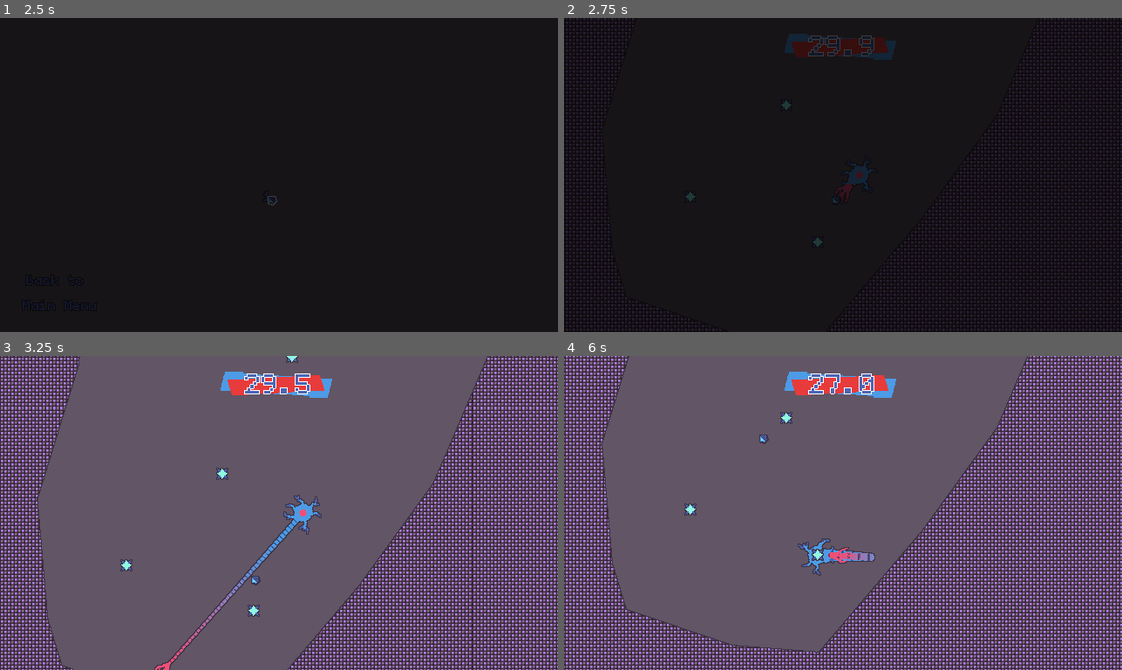
Above: before the commit, frames 1-4 (two rows, left to right).
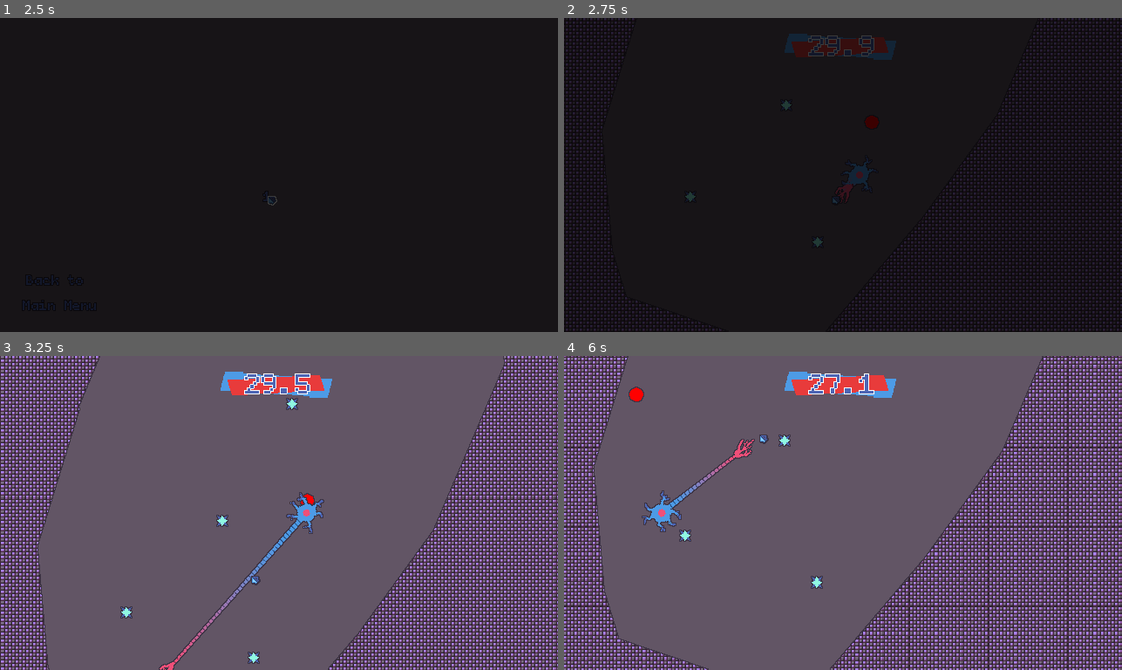
Above: after the commit, the same moments.

Repository: bnhrl/MomentumIsEverythingCountDown
Game: Godot game, scene res://Game/MainMenu/main_menu.tscn
The game is run twice, just before and just after one commit, with the same random seed, the same clock (stepped at 60 frames per second) and the same inputs.
Inputs (mouse positions are in pixels of both pictures, inside the frame that each line leads up to):
- Up to frame 1 (2.5 s): move the mouse to (279, 288) at 0.52 s; hold D (right) 0.53-1.28 s; click (279, 288) at 0.6 s; move the mouse to (61, 291) at 1.27 s; hold S (down) 1.28-2.03 s; click (61, 291) at 1.35 s; tap Enter at 2 s; move the mouse to (267, 196) at 2.02 s; hold D (right) from 2.03 s (still down); click (267, 196) at 2.1 s
- Up to frame 2 (2.75 s): keep holding D (right)
- Up to frame 3 (3.25 s): move the mouse to (251, 575) at 2.77 s; release D (right) at 2.78 s; hold W (up) from 2.78 s (still down); click (251, 575) at 2.85 s
- Up to frame 4 (6 s): move the mouse to (1010, 560) at 3.52 s; release W (up) at 3.53 s; hold A (left) 3.53-5.03 s; click (1010, 560) at 3.6 s; move the mouse to (675, 465) at 4.27 s; click (675, 465) at 4.35 s; move the mouse to (870, 513) at 5.02 s; hold S (down) 5.03-5.78 s; click (870, 513) at 5.1 s; move the mouse to (759, 434) at 5.77 s; hold D (right) from 5.78 s (still down); click (759, 434) at 5.85 s

Frame 1 is identical in both runs. In frame 2, less than 0.1% of the frame differs, in the area x 53-57%, y 31-36%; in frame 3, 33%; in frame 4, 38%, in the area x 0-100%, y 0-100%.

Commit message:
Added Effects, Camera shake, Enemy death, Player animations & grappling adjustments

Diff:
--- /dev/null
+++ b/Assets/Shaders/effect_brighten.gdshader
@@ -0,0 +1,20 @@
+shader_type canvas_item;
+
+
+uniform sampler2D screen_texture : hint_screen_texture, repeat_disable, filter_nearest;
+
+uniform float mult: hint_range(0.0, 2.0) = 0.0;
+
+varying vec4 modulate;
+
+
+void vertex() {
+	modulate = COLOR;
+}
+
+void fragment() {
+	vec4 color = texture(screen_texture, SCREEN_UV);
+	vec3 grayscale = mix(vec3((color.r + color.g + color.b) / 3.0),  vec3(0.3 * color.r + 0.6 * color.g + 0.1 * color.b), 1.0);
+	color.rgb += grayscale * mult;
+	COLOR = color;
+}
--- a/Game/Enemies/_Base/enemy.gd
+++ b/Game/Enemies/_Base/enemy.gd
@@ -3,12 +3,14 @@
 @onready var navigation_agent: NavigationAgent2D = $NavigationAgent
 
 @export var speed := 3000.0
+@export var momentum_to_kill := 200.0
 
 var target: Node2D
 
 func _physics_process(delta: float) -> void:
 	_process_movement(delta)
 	_process_detection()
+	_process_passing()
 
 
 # Movement
@@ -43,3 +45,26 @@
 func can_see_object(object: Node2D) -> bool:
 	if detection_ray.is_colliding() and detection_ray.get_collider() == object: return true
 	return false
+
+
+# Passing
+func _process_passing() -> void:
+	for i in get_slide_collision_count():
+		var collision := get_slide_collision(i)
+		if collision:
+			var collider := collision.get_collider()
+			if collider is Player:
+				if collider.get_momentum() >= momentum_to_kill:
+					die()
+				else: # TODO add player death
+					#collider.die()
+					pass
+				break
+
+
+# Death
+func die() -> void:
+	GameTime.set_temp_scale(0.01)
+	Effects.brighten(.75)
+	Camera.add_shake()
+	queue_free()
--- a/Game/Enemies/_Base/enemy.tscn
+++ b/Game/Enemies/_Base/enemy.tscn
@@ -1,6 +1,7 @@
 [gd_scene format=3 uid="uid://tms7gslr1oip"]
 
 [ext_resource type="Script" uid="uid://cc4ekuuqlnyow" path="res://Game/Enemies/_Base/enemy.gd" id="1_qsd2j"]
+[ext_resource type="Material" uid="uid://d2t4whxx1mrd8" path="res://Assets/Materials/outline_2d_canvas_group.tres" id="2_flhjw"]
 
 [sub_resource type="CircleShape2D" id="CircleShape2D_c6smh"]
 radius = 8.0
@@ -9,6 +10,8 @@
 radius = 125.0
 
 [node name="Enemy" type="CharacterBody2D" unique_id=613541596]
+collision_layer = 2
+collision_mask = 3
 script = ExtResource("1_qsd2j")
 
 [node name="Collision" type="CollisionShape2D" parent="." unique_id=837188640]
@@ -24,3 +27,10 @@
 [node name="Collision" type="CollisionShape2D" parent="DetectionArea" unique_id=1541580241]
 shape = SubResource("CircleShape2D_853w4")
 debug_color = Color(0.99470645, 0, 0.22376983, 0)
+
+[node name="Model" type="CanvasGroup" parent="." unique_id=87698194]
+material = ExtResource("2_flhjw")
+
+[node name="TestVisual_REPLACE_LATER" type="Polygon2D" parent="Model" unique_id=1131845848]
+color = Color(1, 0, 0, 1)
+polygon = PackedVector2Array(0, -8, 6, -5, 8, 0, 5, 6, 0, 8, -6, 5, -8, 0, -6, -5)
--- a/Game/Player/player.gd
+++ b/Game/Player/player.gd
@@ -31,6 +31,8 @@
 	velocity = input_direction * SPEED + momentum
 	momentum = LerpHelper.lv2(momentum, Vector2.ZERO, 3.0, delta)
 
+	#print("Current Momentum: " + str(int(momentum.length())))
+
 	move_and_slide()
 	for i in get_slide_collision_count():
 		var collision := get_slide_collision(i)
@@ -39,9 +41,12 @@
 			velocity = velocity.bounce(collision.get_normal())*0.8
 			break
 
+func get_momentum() -> float:
+	return momentum.length()
 
 # Tail
 const DEFAULT_TAIL_DIST := 8.0
+const RETRACTED_TAIL_DIST := 3.0
 const GRAPPLING_TAIL_DIST := 40.0
 var target_tail_dist := DEFAULT_TAIL_DIST
 var tail_dist := DEFAULT_TAIL_DIST
@@ -64,6 +69,7 @@
 
 	var lerp_mult := 0.5
 	if attempting_to_grapple: lerp_mult = 5.0
+	elif retracting_tail: lerp_mult = 16.0
 	for i in range(tail_points.size()-2):
 		var point := tail_points[i+2]
 		var target := direction * i*tail_dist
@@ -72,8 +78,9 @@
 
 	tail.points = tail_points
 
+
 # Body Visuals
-@onready var _body: Sprite2D = $Model/Body
+@onready var _body: AnimatedSprite2D = $Model/Body
 @onready var _center: Sprite2D = $Model/Center
 func _process_visuals(delta: float) -> void:
 	var angle := get_angle_to(get_global_mouse_position())
@@ -91,6 +98,7 @@
 
 # Grappling
 var grapple_direction: Vector2
+var retracting_tail := false
 var attempting_to_grapple := false
 var grappled_object: Node2D
 @onready var grapple_direction_indicator: Polygon2D = $GrappleDirectionIndicator
@@ -106,20 +114,24 @@
 				if area is GrapplePoint:
 					hit_grapple(area)
 		else:
-			target_tail_dist = DEFAULT_TAIL_DIST
+			if retracting_tail: target_tail_dist = RETRACTED_TAIL_DIST
+			else:               target_tail_dist = DEFAULT_TAIL_DIST
 		return
 
 	tail_points[tail_points.size()-1] = grappled_object.global_position - global_position
 	tail_dist = global_position.distance_to(grappled_object.global_position)*0.09
+	target_tail_dist = global_position.distance_to(grappled_object.global_position)*0.09
 	momentum += global_position.direction_to(grappled_object.global_position) * 3000.0 * delta
 
 func _process_grapple_controls() -> void:
 	if !grappled_object:
 		if Input.is_action_pressed("grapple") and !attempting_to_grapple: # Grapple slow-down
+			retracting_tail = true
 			GameTime.set_temp_scale(0.1)
 			grapple_direction_indicator.look_at(get_global_mouse_position())
 			grapple_direction_indicator.show()
 		elif Input.is_action_just_released("grapple") and !attempting_to_grapple: # Grapple shoot
+			retracting_tail = false
 			grapple_direction = global_position.direction_to(get_global_mouse_position())
 			grapple_direction_indicator.hide()
 			attempting_to_grapple = true
--- a/Game/Player/player.tscn
+++ b/Game/Player/player.tscn
@@ -11,8 +11,8 @@
 
 [sub_resource type="ShaderMaterial" id="ShaderMaterial_853w4"]
 shader = ExtResource("2_p2hw7")
-shader_parameter/line_color = Color(1, 1, 1, 1)
-shader_parameter/line_thickness = 1.0
+shader_parameter/on_canvas_group = true
+shader_parameter/outline_thickness = 1.0
 
 [sub_resource type="Curve" id="Curve_c6smh"]
 _data = [Vector2(0, 1), 0.0, 0.0, 0, 0, Vector2(0.39043823, 1), -1.6422175, -1.6422175, 0, 0, Vector2(1, 0.57024795), 0.0, 0.0, 0, 0]
@@ -22,8 +22,52 @@
 offsets = PackedFloat32Array(0.4408867, 1)
 colors = PackedColorArray(0.3019608, 0.60784316, 0.9019608, 1, 0.9411765, 0.30980393, 0.47058824, 1)
 
+[sub_resource type="AtlasTexture" id="AtlasTexture_p2hw7"]
+atlas = ExtResource("4_vytja")
+region = Rect2(0, 0, 48, 48)
+
+[sub_resource type="AtlasTexture" id="AtlasTexture_ch4ko"]
+atlas = ExtResource("4_vytja")
+region = Rect2(48, 0, 48, 48)
+
+[sub_resource type="SpriteFrames" id="SpriteFrames_c6smh"]
+animations = [{
+"frames": [{
+"duration": 1.0,
+"texture": SubResource("AtlasTexture_p2hw7")
+}, {
+"duration": 1.0,
+"texture": SubResource("AtlasTexture_ch4ko")
+}],
+"loop": 1,
+"name": &"default",
+"speed": 3.5
+}]
+
 [sub_resource type="CircleShape2D" id="CircleShape2D_letr6"]
 radius = 15.0
+
+[sub_resource type="AtlasTexture" id="AtlasTexture_vh1aq"]
+atlas = ExtResource("5_segth")
+region = Rect2(0, 0, 48, 48)
+
+[sub_resource type="AtlasTexture" id="AtlasTexture_4ddeg"]
+atlas = ExtResource("5_segth")
+region = Rect2(48, 0, 48, 48)
+
+[sub_resource type="SpriteFrames" id="SpriteFrames_853w4"]
+animations = [{
+"frames": [{
+"duration": 1.0,
+"texture": SubResource("AtlasTexture_vh1aq")
+}, {
+"duration": 1.0,
+"texture": SubResource("AtlasTexture_4ddeg")
+}],
+"loop": 1,
+"name": &"default",
+"speed": 3.5
+}]
 
 [node name="Player" type="CharacterBody2D" unique_id=2013412106]
 script = ExtResource("1_m57qa")
@@ -44,23 +88,27 @@
 joint_mode = 2
 end_cap_mode = 2
 
-[node name="Body" type="Sprite2D" parent="Model" unique_id=398680062]
-texture = ExtResource("4_vytja")
+[node name="Body" type="AnimatedSprite2D" parent="Model" unique_id=1593210744]
+sprite_frames = SubResource("SpriteFrames_c6smh")
+autoplay = "default"
+frame_progress = 0.15166096
 
 [node name="Center" type="Sprite2D" parent="Model" unique_id=2061725635]
 texture = ExtResource("5_p2hw7")
 
 [node name="Grabber" type="Area2D" parent="Model" unique_id=1042861233]
 position = Vector2(51, 0)
+collision_mask = 3
 
 [node name="Collision" type="CollisionShape2D" parent="Model/Grabber" unique_id=344104193]
 z_index = -1
 position = Vector2(6, 0)
 shape = SubResource("CircleShape2D_letr6")
 
-[node name="Sprite" type="Sprite2D" parent="Model/Grabber" unique_id=825507264]
+[node name="Sprite" type="AnimatedSprite2D" parent="Model/Grabber" unique_id=41229790]
 position = Vector2(5, 0)
-texture = ExtResource("5_segth")
+sprite_frames = SubResource("SpriteFrames_853w4")
+autoplay = "default"
 
 [node name="GrappleDirectionIndicator" type="Polygon2D" parent="." unique_id=1750413852]
 polygon = PackedVector2Array(12, -8, 24, 0, 12, 8, 18, 0)
--- a/_Globals/Camera/_Camera.gd
+++ b/_Globals/Camera/_Camera.gd
@@ -1,22 +1,62 @@
 extends Camera2D
 
 func _ready() -> void:
-	global_position = get_viewport_rect().size/2.0
+	_ready_shake()
 
-var target: Node2D
 
 func _process(delta: float) -> void:
+	_process_following()
+	_process_zoom(delta)
+	_process_shake(delta)
+
+
+# Following
+var target: Node2D
+@onready var target_position := get_viewport_rect().size/2.0
+
+func _process_following() -> void:
 	if target:
-		global_position = target.global_position
+		target_position = target.global_position + camera_shake
 	else:
-		global_position = get_viewport_rect().size/2.0
-	_process_zoom(delta)
+		target_position = get_viewport_rect().size/2.0
+	global_position = target_position
 
+
+# Zoom
 func _process_zoom(delta: float) -> void:
 	var z := 1.0 + (1.0-GameTime.time_scale)*0.1
 	var target_zoom := Vector2(z,z)
 	zoom = LerpHelper.lv2(zoom, target_zoom, 16.0, delta)
 
+
+# Camera Shake
+@onready var noise_x := FastNoiseLite.new()
+@onready var noise_y := FastNoiseLite.new()
+var shake := 0.0
+var camera_shake := Vector2.ZERO
+func _ready_shake() -> void:
+	var setup_noise := func(noise: FastNoiseLite) -> void:
+		noise.noise_type = FastNoiseLite.TYPE_PERLIN
+		noise.seed = randi()
+		noise.frequency = 0.05
+		noise.fractal_octaves = 4
+
+	setup_noise.call(noise_x)
+	setup_noise.call(noise_y)
+
+func _process_shake(delta: float) -> void:
+	if shake <= 0.067:
+		shake = 0.0
+
+	shake = LerpHelper.lf(shake, 0.0, 8.0, delta)
+	camera_shake.x = noise_x.get_noise_1d(shake*25)*25
+	camera_shake.y = noise_y.get_noise_1d(shake*25)*25
+
+func add_shake(s := 5.0) -> void:
+	shake += s
+
+
+# Bounds
 func set_bounds(left_top: Vector2i, right_bottom: Vector2i) -> void:
 	limit_left = left_top.x
 	limit_top = left_top.y
--- /dev/null
+++ b/_Globals/Effects/_Effects.gd
@@ -0,0 +1,21 @@
+extends CanvasLayer
+
+
+func _process(delta: float) -> void:
+	_process_screen_effects(delta)
+
+
+
+# Afterimages?
+
+
+
+# Screen Effects
+func _process_screen_effects(delta: float) -> void:
+	_brighten = LerpHelper.lf(_brighten, 0.0, 12.0, delta)
+
+	$Brighten.material.set_shader_parameter("mult", _brighten)
+
+var _brighten := 0.0
+func brighten(amount := 1.25) -> void:
+	_brighten = amount
--- /dev/null
+++ b/_Globals/Effects/effects_layer.tscn
@@ -0,0 +1,18 @@
+[gd_scene format=3 uid="uid://y3wlg3brvmeg"]
+
+[ext_resource type="Script" uid="uid://c15b4fbsq0j5v" path="res://_Globals/Effects/_Effects.gd" id="1_btiq3"]
+[ext_resource type="Shader" uid="uid://dhtqxbym460ta" path="res://Assets/Shaders/effect_brighten.gdshader" id="3_2inh8"]
+
+[sub_resource type="ShaderMaterial" id="ShaderMaterial_c6smh"]
+shader = ExtResource("3_2inh8")
+shader_parameter/mult = 0.0
+
+[node name="EffectsLayer" type="CanvasLayer" unique_id=1427142918]
+layer = 9
+script = ExtResource("1_btiq3")
+
+[node name="Brighten" type="ColorRect" parent="." unique_id=543014607]
+material = SubResource("ShaderMaterial_c6smh")
+offset_right = 640.0
+offset_bottom = 360.0
+mouse_filter = 2
--- a/project.godot
+++ b/project.godot
@@ -20,9 +20,10 @@
 
 Delays="*uid://b4yfch5nbpepm"
 Cursor="*uid://b2yt7evteq6qx"
+GameTime="*uid://do5at2mhoc1xd"
 Camera="*uid://i6e8vkirx2w3"
-GameTime="*uid://do5at2mhoc1xd"
 Scenes="*uid://cs65ae3kb78oi"
+Effects="*uid://y3wlg3brvmeg"
 PlayerManager="*uid://g1y2tcup3peo"
 
 [debug]
Not shown, added: Assets/Shaders/effect_brighten.gdshader.uid
Binary file changed: Game/Player/body.png
Binary file changed: Game/Player/grabber.png
Not shown, added: _Globals/Effects/_Effects.gd.uid
